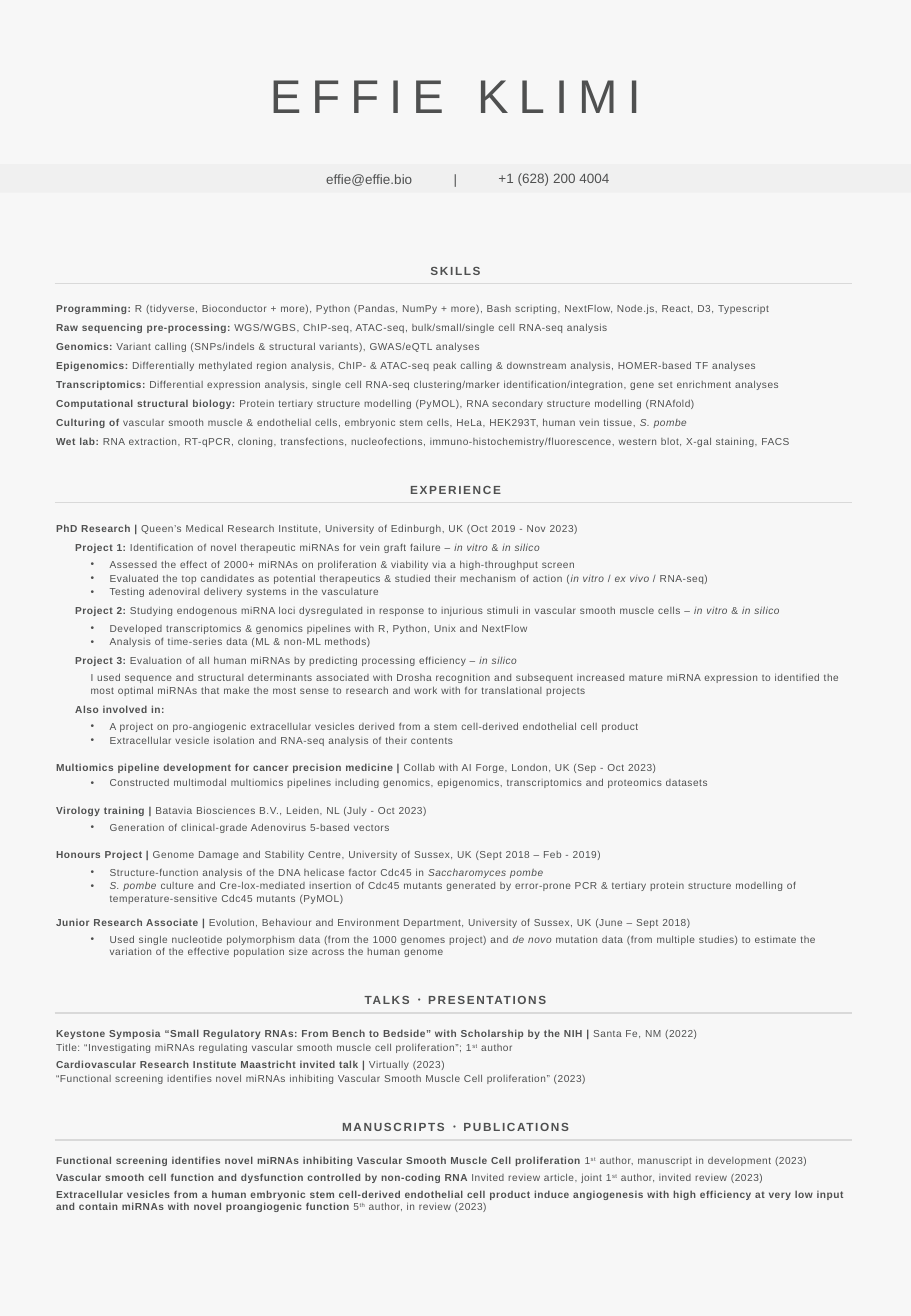
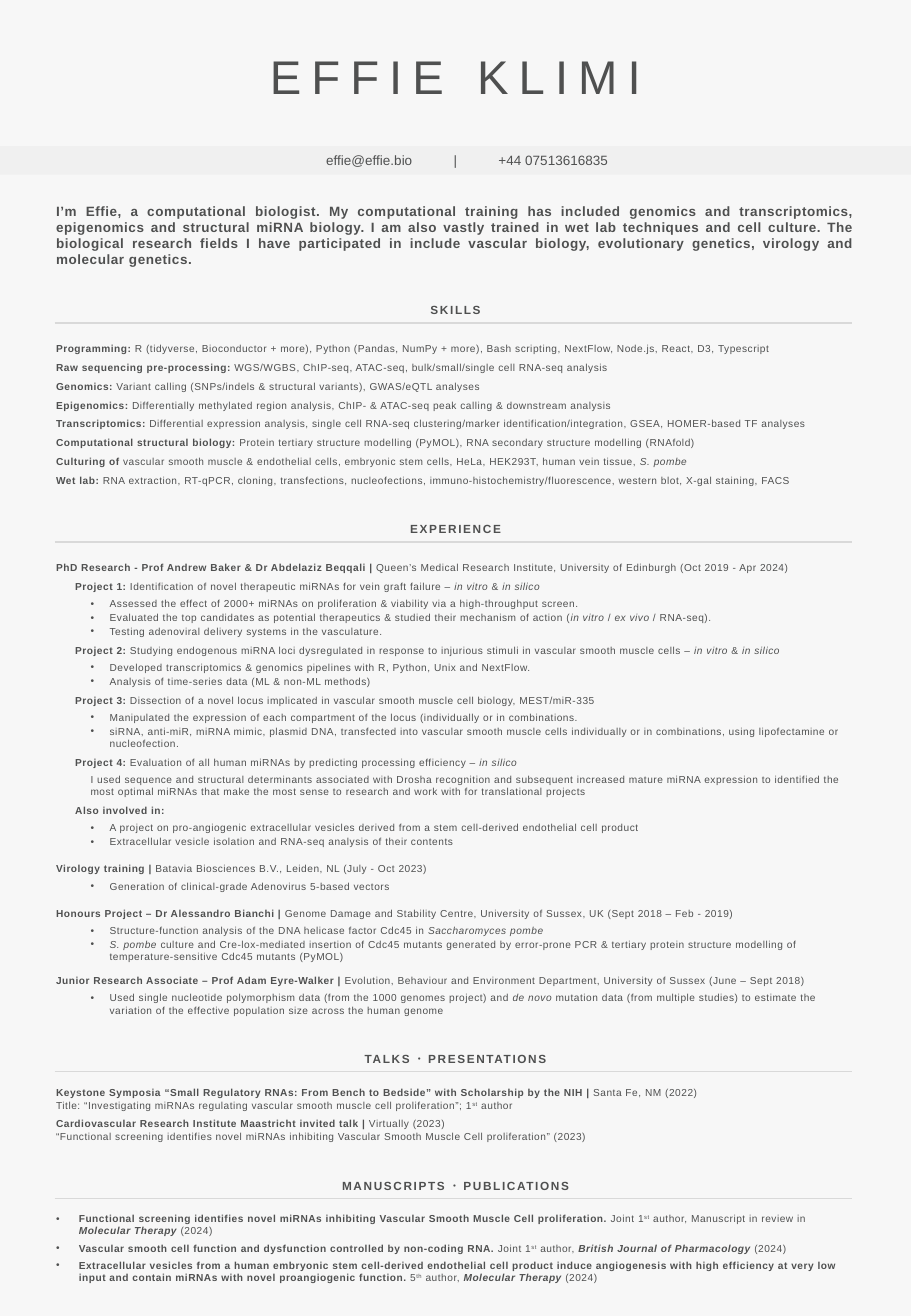
Before and after one commit to effieklimi/effie-bio, a slide deck: slide 1 of public/resume.pptx. Drawn at 911x1316 pixels with LibreOffice and Linux fonts; fonts in the diff are those of the drawing. Boxes give left, top, right and bottom in pixels: in the first picture for what was removed or moved away, otherwise in the second. Text is boxed around its words. In the diff, an @@ line names an element or a change of style, - is before the commit and + after.

```diff
--- a/public/resume.pptx
+++ b/public/resume.pptx
@@ 3 texts, 1 rectangle: place and size @@
-3 texts, 1 rectangle at [0, 80, 911, 194]
+3 texts, 1 rectangle at [0, 61, 911, 176]
@@ text at [498, 155, 608, 165]: text changed @@
-+1 (628) 200 4004
++44 07513616835
@@ text added at [56, 206, 852, 267], 8 pt, text #4F5050, bold @@
+I’m Effie, a computational biologist. My computational training has included genomics and transcriptomics, epigenomics and structural miRNA biology. I am also vastly trained in wet lab techniques and cell culture. The biological research fields I have participated in include vascular biology, evolutionary genetics, virology and molecular genetics.
@@ 2 lines, 1 text: place and size @@
-2 lines, 1 text at [55, 267, 851, 1212]
+2 lines, 1 text at [55, 306, 851, 1271]
@@ text at [56, 401, 805, 429]: text changed @@
-Epigenomics: Differentially methylated region analysis, ChIP- & ATAC-seq peak calling & downstream analysis, HOMER-based TF analyses
-Transcriptomics: Differential expression analysis, single cell RNA-seq clustering/marker identification/integration, gene set enrichment analyses
+Epigenomics: Differentially methylated region analysis, ChIP- & ATAC-seq peak calling & downstream analysis
+Transcriptomics: Differential expression analysis, single cell RNA-seq clustering/marker identification/integration, GSEA, HOMER-based TF analyses
@@ text at [56, 563, 788, 573]: text changed @@
-PhD Research | Queen’s Medical Research Institute, University of Edinburgh, UK (Oct 2019 - Nov 2023)
+PhD Research - Prof Andrew Baker & Dr Abdelaziz Beqqali | Queen’s Medical Research Institute, University of Edinburgh (Oct 2019 - Apr 2024)
@@ text at [110, 600, 711, 637]: text changed @@
-• Assessed the effect of 2000+ miRNAs on proliferation & viability via a high-throughput screen
-• Evaluated the top candidates as potential therapeutics & studied their mechanism of action (in vitro / ex vivo / RNA-seq)
-• Testing adenoviral delivery systems in the vasculature
+• Assessed the effect of 2000+ miRNAs on proliferation & viability via a high-throughput screen.
+• Evaluated the top candidates as potential therapeutics & studied their mechanism of action (in vitro / ex vivo / RNA-seq).
+• Testing adenoviral delivery systems in the vasculature.
@@ text at [110, 663, 531, 673]: text changed @@
-• Developed transcriptomics & genomics pipelines with R, Python, Unix and NextFlow
+• Developed transcriptomics & genomics pipelines with R, Python, Unix and NextFlow.
@@ text at [75, 696, 839, 768]: text changed @@
-Project 3: Evaluation of all human miRNAs by predicting processing efficiency – in silico
+Project 3: Dissection of a novel locus implicated in vascular smooth muscle cell biology, MEST/miR-335
+• Manipulated the expression of each compartment of the locus (individually or in combinations.
+• siRNA, anti-miR, miRNA mimic, plasmid DNA, transfected into vascular smooth muscle cells individually or in combinations, using lipofectamine or nucleofection.
+Project 4: Evaluation of all human miRNAs by predicting processing efficiency – in silico
@@ text at [56, 763, 708, 788]: paragraphs removed @@
-Multiomics pipeline development for cancer precision medicine | Collab with AI Forge, London, UK (Sep - Oct 2023)
-  • Constructed multimodal multiomics pipelines including genomics, epigenomics, transcriptomics and proteomics datasets
@@ text at [56, 909, 733, 919]: text changed @@
-Honours Project | Genome Damage and Stability Centre, University of Sussex, UK (Sept 2018 – Feb - 2019)
+Honours Project – Dr Alessandro Bianchi | Genome Damage and Stability Centre, University of Sussex, UK (Sept 2018 – Feb - 2019)
@@ text at [56, 976, 804, 986]: text changed @@
-Junior Research Associate | Evolution, Behaviour and Environment Department, University of Sussex, UK (June – Sept 2018)
+Junior Research Associate – Prof Adam Eyre-Walker | Evolution, Behaviour and Environment Department, University of Sussex (June – Sept 2018)
@@ line moved from (55, 1013) - (851, 1013) to (55, 1071) - (851, 1071) @@
@@ line moved from (55, 1139) - (851, 1139) to (55, 1199) - (851, 1199) @@
@@ text at [79, 1215, 813, 1271]: text changed @@
-Functional screening identifies novel miRNAs inhibiting Vascular Smooth Muscle Cell proliferation 1st author, manuscript in development (2023)
-Vascular smooth cell function and dysfunction controlled by non-coding RNA Invited review article, joint 1st author, invited review (2023)
-Extracellular vesicles from a human embryonic stem cell-derived endothelial cell product induce angiogenesis with high efficiency at very low input and contain miRNAs with novel proangiogenic function 5th author, in review (2023)
+• Functional screening identifies novel miRNAs inhibiting Vascular Smooth Muscle Cell proliferation. Joint 1st author, Manuscript in review in Molecular Therapy (2024)
+• Vascular smooth cell function and dysfunction controlled by non-coding RNA. Joint 1st author, British Journal of Pharmacology (2024)
+• Extracellular vesicles from a human embryonic stem cell-derived endothelial cell product induce angiogenesis with high efficiency at very low input and contain miRNAs with novel proangiogenic function. 5th author, Molecular Therapy (2024)
```
Also in this commit, not shown: 2 other files.
